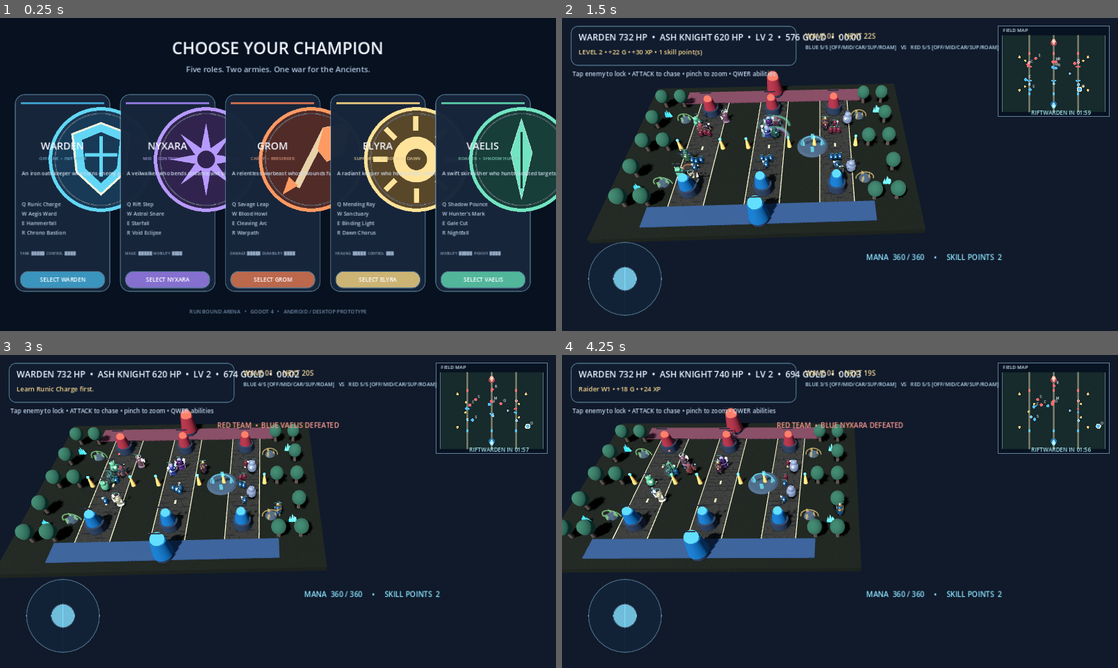
Above: before the commit, frames 1-4 (two rows, left to right).
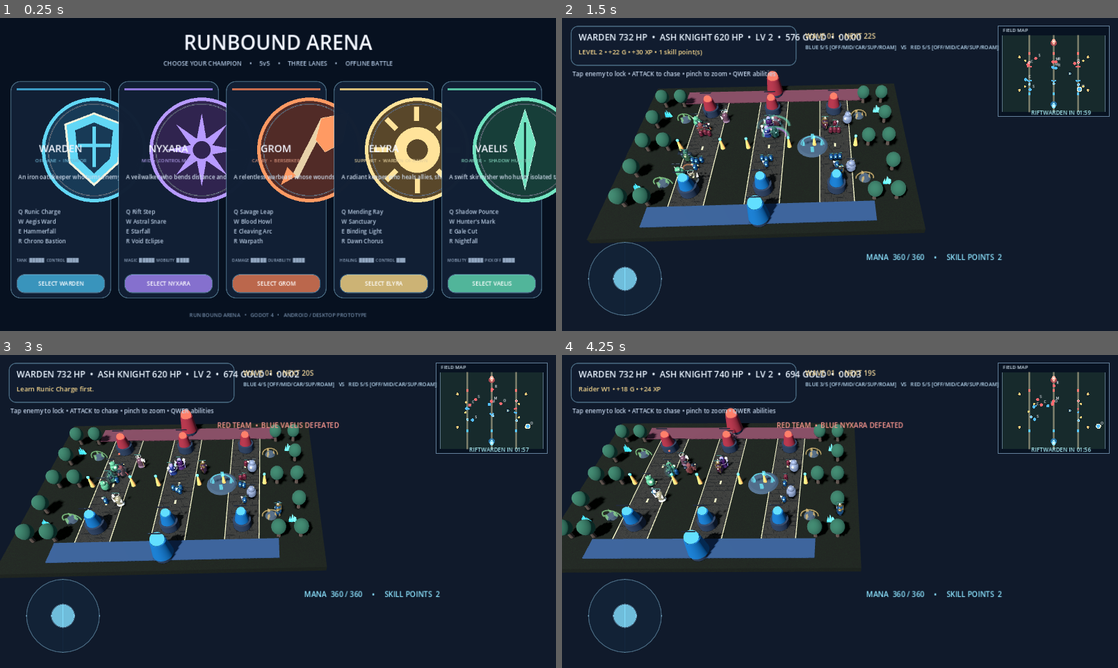
Above: after the commit, the same moments.

Repository: Xradiuzz/Runebound-arena
Game: Godot game, scene res://Main.tscn
Two runs of this game, one before a commit and one after it. Both use one fixed random seed, a clock stepped at 60 frames per second and the inputs below.
Inputs (mouse positions are in pixels of both pictures, inside the frame that each line leads up to):
- Up to frame 1 (0.25 s): no input
- Up to frame 2 (1.5 s): click "SELECT WARDEN" at 0.5 s; move the mouse to (962, 158) at 1.27 s; hold D (move_right) from 1.28 s (still down); tap Space (attack) at 1.35 s; click (962, 158) at 1.42 s
- Up to frame 3 (3 s): release D (move_right) at 2 s; drag from (166, 527) to (250, 574) at 2.02 s; move the mouse to (333, 442) at 2.77 s; hold D (move_right) from 2.78 s (still down); tap 1 (cast_q) at 2.85 s
- Up to frame 4 (4.25 s): release D (move_right) at 3.5 s; drag from (812, 574) to (673, 464) at 3.52 s

The runs differ from the first frame. In frame 1, 27% of the frame differs, in the area x 1-100%, y 5-96%; in frame 2, nothing differs; in frame 3, less than 0.1%; in frame 4, nothing differs.
Error in both runs: Invalid assignment of property or key 'icon_max_width' with value of type 'int' on a base object of type 'Button'. (res://scripts/game.gd:1061)

Commit message:
Redesign hero selection screen for clearer mobile presentation

Diff:
--- a/scripts/game.gd
+++ b/scripts/game.gd
@@ -706,20 +706,20 @@
     selection_layer.add_child(backdrop)
 
     var title := Label.new()
-    title.text = "CHOOSE YOUR CHAMPION"
-    title.position = Vector2(0.0, 42.0)
-    title.size = Vector2(1280.0, 58.0)
+    title.text = "RUNBOUND ARENA"
+    title.position = Vector2(0.0, 24.0)
+    title.size = Vector2(1280.0, 66.0)
     title.horizontal_alignment = HORIZONTAL_ALIGNMENT_CENTER
-    title.add_theme_font_size_override("font_size", 38)
+    title.add_theme_font_size_override("font_size", 46)
     title.add_theme_color_override("font_color", Color("#F2F6FF"))
     selection_layer.add_child(title)
 
     var subtitle := Label.new()
-    subtitle.text = "Five roles. Two armies. One war for the Ancients."
-    subtitle.position = Vector2(0.0, 105.0)
-    subtitle.size = Vector2(1280.0, 32.0)
+    subtitle.text = "CHOOSE YOUR CHAMPION     •     5v5     •     THREE LANES     •     OFFLINE BATTLE"
+    subtitle.position = Vector2(0.0, 94.0)
+    subtitle.size = Vector2(1280.0, 28.0)
     subtitle.horizontal_alignment = HORIZONTAL_ALIGNMENT_CENTER
-    subtitle.add_theme_font_size_override("font_size", 18)
+    subtitle.add_theme_font_size_override("font_size", 14)
     subtitle.add_theme_color_override("font_color", Color("#AFC4DF"))
     selection_layer.add_child(subtitle)
 
@@ -785,33 +785,33 @@
         var hero_data: Dictionary = roster[index]
         var hero_color: Color = hero_data["color"]
         var card := Panel.new()
-        card.position = Vector2(34.0 + float(index) * 242.0, 175.0)
-        card.size = Vector2(220.0, 455.0)
+        card.position = Vector2(24.0 + float(index) * 248.0, 145.0)
+        card.size = Vector2(232.0, 500.0)
         card.add_theme_stylebox_override(
             "panel",
-            _panel_style(Color("#17263B"), 0.98, 22)
+            _panel_style(Color("#111F34"), 0.99, 22)
         )
         selection_layer.add_child(card)
 
         var accent := ColorRect.new()
         accent.color = hero_color
-        accent.position = Vector2(14.0, 18.0)
-        accent.size = Vector2(192.0, 5.0)
+        accent.position = Vector2(14.0, 16.0)
+        accent.size = Vector2(204.0, 6.0)
         card.add_child(accent)
 
         var icon := TextureRect.new()
         icon.name = "HeroPortrait"
         icon.texture = load(str(hero_data["portrait"]))
-        icon.position = Vector2(70.0, 22.0)
-        icon.size = Vector2(80.0, 80.0)
+        icon.position = Vector2(64.0, 30.0)
+        icon.size = Vector2(104.0, 104.0)
         icon.expand_mode = TextureRect.EXPAND_IGNORE_SIZE
         icon.stretch_mode = TextureRect.STRETCH_KEEP_ASPECT_CENTERED
         card.add_child(icon)
 
         var name_label := Label.new()
         name_label.text = str(hero_data["name"])
-        name_label.position = Vector2(12.0, 103.0)
-        name_label.size = Vector2(196.0, 36.0)
+        name_label.position = Vector2(12.0, 139.0)
+        name_label.size = Vector2(208.0, 34.0)
         name_label.horizontal_alignment = HORIZONTAL_ALIGNMENT_CENTER
         name_label.add_theme_font_size_override("font_size", 23)
         name_label.add_theme_color_override("font_color", Color("#F4F7FF"))
@@ -819,42 +819,42 @@
 
         var role_label := Label.new()
         role_label.text = str(hero_data["role"])
-        role_label.position = Vector2(10.0, 140.0)
-        role_label.size = Vector2(200.0, 26.0)
+        role_label.position = Vector2(10.0, 174.0)
+        role_label.size = Vector2(212.0, 26.0)
         role_label.horizontal_alignment = HORIZONTAL_ALIGNMENT_CENTER
-        role_label.add_theme_font_size_override("font_size", 10)
+        role_label.add_theme_font_size_override("font_size", 11)
         role_label.add_theme_color_override("font_color", hero_color.lightened(0.25))
         card.add_child(role_label)
 
         var description := Label.new()
         description.text = str(hero_data["description"])
-        description.position = Vector2(16.0, 173.0)
-        description.size = Vector2(188.0, 66.0)
+        description.position = Vector2(18.0, 211.0)
+        description.size = Vector2(196.0, 68.0)
         description.autowrap_mode = TextServer.AUTOWRAP_WORD_SMART
-        description.add_theme_font_size_override("font_size", 12)
+        description.add_theme_font_size_override("font_size", 13)
         description.add_theme_color_override("font_color", Color("#D0DDED"))
         card.add_child(description)
 
         var skills := Label.new()
         skills.text = str(hero_data["skills"])
-        skills.position = Vector2(16.0, 244.0)
-        skills.size = Vector2(188.0, 108.0)
-        skills.add_theme_font_size_override("font_size", 12)
+        skills.position = Vector2(18.0, 291.0)
+        skills.size = Vector2(196.0, 100.0)
+        skills.add_theme_font_size_override("font_size", 13)
         skills.add_theme_color_override("font_color", Color("#B8CBE2"))
         card.add_child(skills)
 
         var stats := Label.new()
         stats.text = str(hero_data["stats"])
-        stats.position = Vector2(12.0, 360.0)
-        stats.size = Vector2(196.0, 28.0)
-        stats.add_theme_font_size_override("font_size", 8)
+        stats.position = Vector2(14.0, 405.0)
+        stats.size = Vector2(204.0, 24.0)
+        stats.add_theme_font_size_override("font_size", 9)
         stats.add_theme_color_override("font_color", Color("#93A8C2"))
         card.add_child(stats)
 
         var choose_button := _make_button(
             "SELECT " + String(hero_data["name"]),
-            Vector2(12.0, 407.0),
-            Vector2(196.0, 40.0),
+            Vector2(14.0, 444.0),
+            Vector2(204.0, 44.0),
             hero_color
         )
         choose_button.add_theme_font_size_override("font_size", 13)
@@ -863,7 +863,7 @@
 
     var footer := Label.new()
     footer.text = "RUN BOUND ARENA   •   GODOT 4   •   ANDROID / DESKTOP PROTOTYPE"
-    footer.position = Vector2(0.0, 666.0)
+    footer.position = Vector2(0.0, 674.0)
     footer.size = Vector2(1280.0, 24.0)
     footer.horizontal_alignment = HORIZONTAL_ALIGNMENT_CENTER
     footer.add_theme_font_size_override("font_size", 12)
